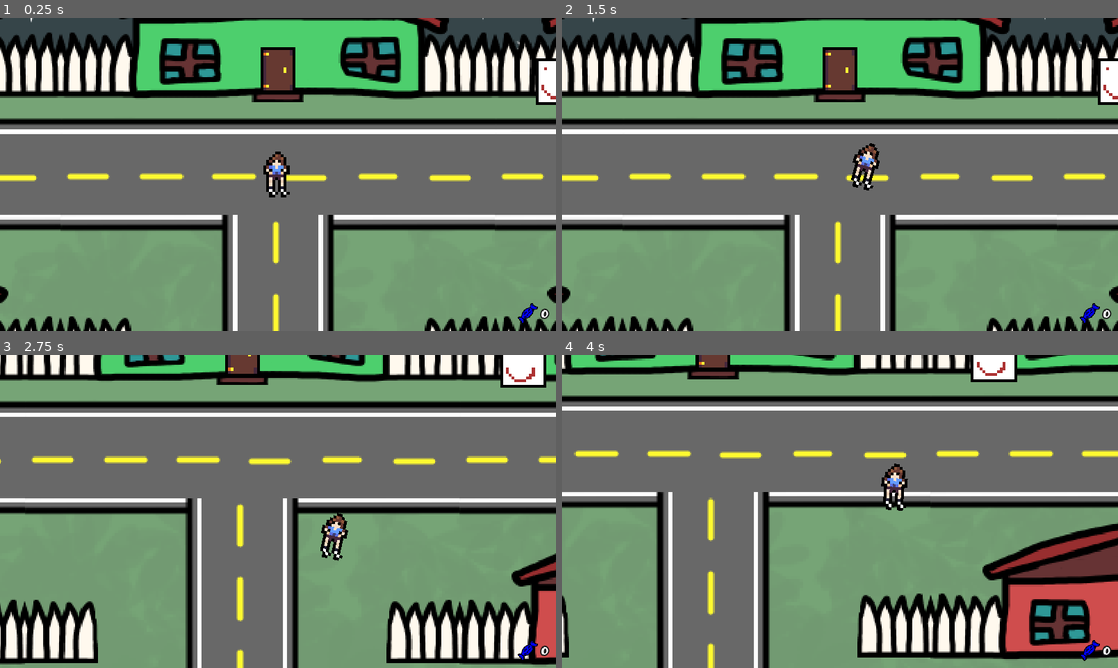
Above: before the commit, frames 1-4 (two rows, left to right).
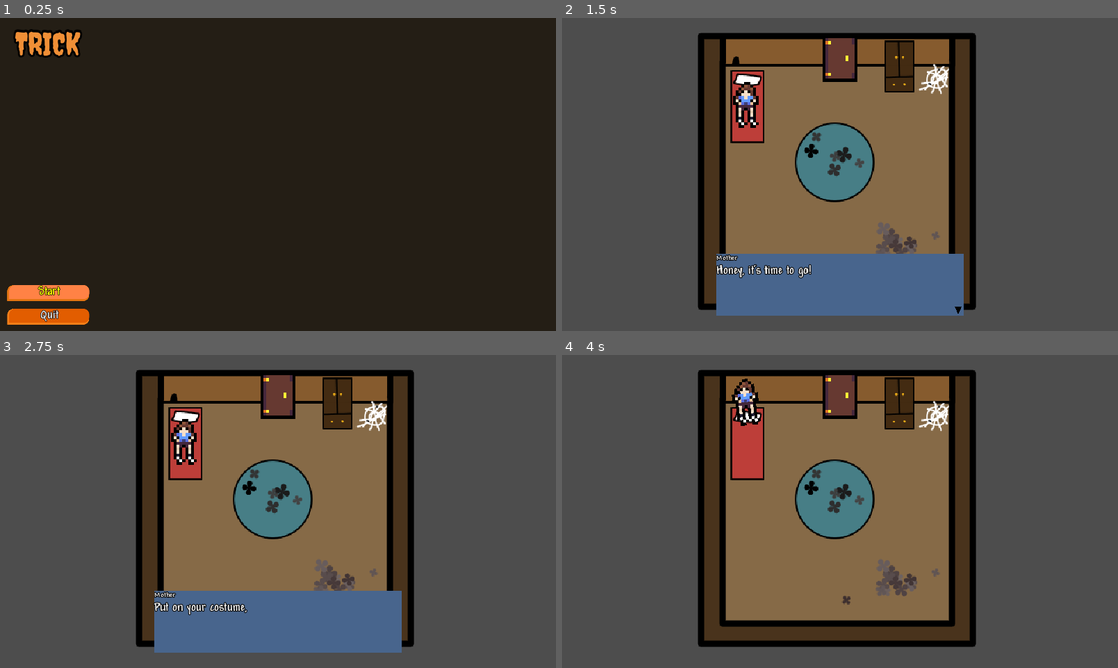
Above: after the commit, the same moments.

Repository: Shadowcrafter2017/Treat
Game: Godot game, scene res://scenes/UI/menus/main_menu/main_menu.tscn
The game is run twice, just before and just after one commit, with the same random seed, the same clock (stepped at 60 frames per second) and the same inputs. Before the commit the project starts from res://scenes/Areas/Outside/outside.tscn.
Inputs (mouse positions are in pixels of both pictures, inside the frame that each line leads up to):
- Up to frame 1 (0.25 s): no input
- Up to frame 2 (1.5 s): click (612, 293) at 0.5 s, where only the run after the commit has a clickable "Start"; hold D (Move_Right) from 1.28 s (still down); tap Space (Action) at 1.35 s
- Up to frame 3 (2.75 s): release D (Move_Right) at 2.03 s; hold S (Move_Down) from 2.03 s (still down); tap Space (Action) at 2.1 s
- Up to frame 4 (4 s): release S (Move_Down) at 2.78 s; hold D (Move_Right) 2.78-3.53 s; tap Space (Action) at 2.85, 3.6 s; hold W (Move_Up) from 3.53 s (still down)

The runs differ from the first frame. In frame 1, 99% of the frame differs, in the area x 0-100%, y 0-100%; in frame 2, 95%; in frame 3, 98%; in frame 4, 98%.

Commit message:
added main menu, added game ended menu, SQUASHED bugs, added inside room, almost done...

Diff:
--- /dev/null
+++ b/Dialogue/alreadyknocked.json
@@ -0,0 +1,3 @@
+[
+	{"Name": "HEAD", "Text": "I already knocked here.. [wave amp=60.0 freq=10.0 connected=1]I don't want to be rude..[/wave]"},
+]
--- /dev/null
+++ b/Dialogue/getdressed.json
@@ -0,0 +1,4 @@
+[
+	{"Name": "Mother", "Text": "[i]Honey,[/i] it's time to go!"},
+	{"Name": "Mother", "Text": "Put on your costume, I will drive you to the [wave amp=25.0 freq=15.0 connected=1]good neighborhood![/wave]"}
+]
--- /dev/null
+++ b/Dialogue/leave.json
@@ -0,0 +1,3 @@
+[
+	{"Name": "HEAD", "Text": "Wait, I need to get dressed!"}
+]
--- a/Global.gd
+++ b/Global.gd
@@ -1,3 +1,6 @@
 extends Node
 
 @export var candy_collected = 0
+@export var costumed = false
+
+@onready var game_timer : Timer = $Timer
--- a/project.godot
+++ b/project.godot
@@ -11,7 +11,7 @@
 [application]
 
 config/name="Trick"
-run/main_scene="res://scenes/Areas/Outside/outside.tscn"
+run/main_scene="res://scenes/UI/menus/main_menu/main_menu.tscn"
 config/features=PackedStringArray("4.1", "GL Compatibility")
 config/icon="res://icon.svg"
 
@@ -67,6 +67,7 @@
 2d_physics/layer_3="Interactions"
 2d_physics/layer_4="Bag"
 2d_physics/layer_5="Candy"
+2d_physics/layer_6="MinigameWalls"
 
 [rendering]
 
--- a/scenes/Areas/Outside/outside.tscn
+++ b/scenes/Areas/Outside/outside.tscn
@@ -218,13 +218,13 @@
 [node name="House10" parent="Houses2" instance=ExtResource("7_0ewl3")]
 position = Vector2(-600, 0)
 
-[node name="InteractionArea" parent="." instance=ExtResource("3_vlsy2")]
-position = Vector2(97, 18)
+[node name="JimmyTheDestroyer" parent="." instance=ExtResource("3_vlsy2")]
+position = Vector2(780, 50)
 interact_text = "Talk [space]"
 interact_type = "Dialogue"
 interact_value = "res://dialogue/test.json"
 
-[node name="Sprite" parent="InteractionArea" index="0"]
+[node name="Sprite" parent="JimmyTheDestroyer" index="0"]
 texture = ExtResource("4_fqnyt")
 
 [node name="Player" parent="." instance=ExtResource("2_p2wo6")]
@@ -240,5 +240,5 @@
 [editable path="Houses2/House2/StaticBody/Door"]
 [editable path="Houses2/House7"]
 [editable path="Houses2/House7/StaticBody/Door"]
-[editable path="InteractionArea"]
+[editable path="JimmyTheDestroyer"]
 [editable path="Player"]
--- /dev/null
+++ b/scenes/Areas/room/room.gd
@@ -0,0 +1,9 @@
+extends Node2D
+
+@onready var player : CharacterBody2D = $Player
+
+func _ready() -> void:
+	player.doing_action = true
+
+func _on_dialogue_tree_exited():
+	player.doing_action = false
--- /dev/null
+++ b/scenes/Areas/room/room.tscn
@@ -0,0 +1,68 @@
+[gd_scene load_steps=9 format=3 uid="uid://cngx2887b0jpg"]
+
+[ext_resource type="PackedScene" uid="uid://cjti67x4qfwcb" path="res://scenes/UI/dialogue/dialogue.tscn" id="1_4thhr"]
+[ext_resource type="Texture2D" uid="uid://dryk10lynlx8a" path="res://scenes/Areas/room/room.png" id="1_bbotf"]
+[ext_resource type="Script" path="res://scenes/Areas/room/room.gd" id="1_xwfg7"]
+[ext_resource type="PackedScene" uid="uid://d4hrd4ivxi5bw" path="res://scenes/characters/player/player.tscn" id="2_cc32v"]
+[ext_resource type="Texture2D" uid="uid://cox8eniwp40c2" path="res://scenes/decorations/art/door.png" id="3_6fm0u"]
+[ext_resource type="PackedScene" uid="uid://jtkxjs6jd0bu" path="res://scenes/Other/interaction_area.tscn" id="4_rstw8"]
+
+[sub_resource type="CircleShape2D" id="CircleShape2D_eurvh"]
+radius = 5.0
+
+[sub_resource type="CircleShape2D" id="CircleShape2D_b0lbi"]
+radius = 5.0
+
+[node name="Room" type="Node2D"]
+script = ExtResource("1_xwfg7")
+
+[node name="Dialogue" parent="." instance=ExtResource("1_4thhr")]
+
+[node name="DialogueBox" parent="Dialogue" index="0"]
+dialog_path = "res://dialogue/getdressed.json"
+
+[node name="Room" type="Sprite2D" parent="."]
+scale = Vector2(0.3, 0.3)
+texture = ExtResource("1_bbotf")
+
+[node name="StaticBody2D" type="StaticBody2D" parent="."]
+
+[node name="CollisionPolygon2D" type="CollisionPolygon2D" parent="StaticBody2D"]
+polygon = PackedVector2Array(-39, -37, 38, -37, 38, 38, -39, 38, -49, 38, -49, 46, 47, 46, 47, -48, -48, -48, -40, 38)
+
+[node name="Door" type="Sprite2D" parent="."]
+position = Vector2(0, -40)
+texture = ExtResource("3_6fm0u")
+
+[node name="InteractionArea" parent="Door" instance=ExtResource("4_rstw8")]
+interact_text = "Leave [SPACE]"
+interact_type = "Leave"
+interact_value = "res://dialogue/leave.json"
+
+[node name="Collider" parent="Door/InteractionArea" index="1"]
+shape = SubResource("CircleShape2D_eurvh")
+
+[node name="Player" parent="." instance=ExtResource("2_cc32v")]
+position = Vector2(-32, -24)
+
+[node name="Camera" parent="Player" index="2"]
+visible = false
+enabled = false
+
+[node name="Camera2D" type="Camera2D" parent="."]
+zoom = Vector2(6, 6)
+
+[node name="InteractionArea" parent="." instance=ExtResource("4_rstw8")]
+position = Vector2(20, -37)
+interact_text = "Use [SPACE]"
+interact_type = "Costume"
+
+[node name="Collider" parent="InteractionArea" index="1"]
+shape = SubResource("CircleShape2D_b0lbi")
+
+[connection signal="tree_exited" from="Dialogue" to="." method="_on_dialogue_tree_exited"]
+
+[editable path="Dialogue"]
+[editable path="Door/InteractionArea"]
+[editable path="Player"]
+[editable path="InteractionArea"]
--- a/scenes/Other/InteractTheme.tres
+++ b/scenes/Other/InteractTheme.tres
@@ -1,7 +1,7 @@
 [gd_resource type="Theme" load_steps=2 format=3 uid="uid://b1qm5tra82824"]
 
-[ext_resource type="FontFile" uid="uid://c25bchqjfwum1" path="res://scenes/UI/HUD/Andy Bold.ttf" id="1_opjlh"]
+[ext_resource type="FontFile" uid="uid://dqnbmy1usjpta" path="res://scenes/UI/m5x7.ttf" id="1_2ssi5"]
 
 [resource]
 Label/font_sizes/font_size = 16
-Label/fonts/font = ExtResource("1_opjlh")
+Label/fonts/font = ExtResource("1_2ssi5")
--- a/scenes/UI/HUD/hud.gd
+++ b/scenes/UI/HUD/hud.gd
@@ -3,8 +3,20 @@
 @export var increment_label : PackedScene
 @onready var candy_label : Label = $Control/Margin/Split/CandyContainer/HBoxContainer/Label
 @onready var candy_hbox : HBoxContainer = $Control/Margin/Split/CandyContainer/HBoxContainer
-func _ready() -> void:
-	pass
+@onready var clock_label : Label = $Control/Margin/Split/CandyContainer/Clock/Label
+
+func _process(_delta) -> void:
+	var time_left : String = str(60 - int(Global.game_timer.time_left))
+
+	if len(time_left) == 1:
+		time_left = '0' + time_left
+
+	if time_left == '60':
+		clock_label.text = "6:00 PM"
+		await get_tree().create_timer(3).timeout
+		get_tree().change_scene_to_file("res://scenes/UI/menus/game_over_screen.tscn")
+	else:
+		clock_label.text = "5:%s PM" % time_left
 
 func candy_updated(increment : int) -> void:
 	candy_label.text = str(Global.candy_collected)
--- a/scenes/UI/HUD/hud.tscn
+++ b/scenes/UI/HUD/hud.tscn
@@ -1,9 +1,10 @@
-[gd_scene load_steps=5 format=3 uid="uid://b0cwsadt76cf3"]
+[gd_scene load_steps=6 format=3 uid="uid://b0cwsadt76cf3"]
 
 [ext_resource type="Script" path="res://scenes/UI/HUD/hud.gd" id="1_6jvbr"]
 [ext_resource type="Theme" uid="uid://d3pah4v30ywhv" path="res://scenes/UI/HUD/hud.tres" id="1_qntp8"]
 [ext_resource type="PackedScene" uid="uid://dpek3pvuw68qw" path="res://scenes/UI/HUD/increment.tscn" id="2_8ufc2"]
 [ext_resource type="Texture2D" uid="uid://5dptb6qvvkyn" path="res://scenes/UI/minigame/art/candy.png" id="2_b1etf"]
+[ext_resource type="Texture2D" uid="uid://byhussjbh7sxw" path="res://scenes/UI/HUD/clock.png" id="4_pktsp"]
 
 [node name="HUD" type="CanvasLayer" groups=["HUD"]]
 script = ExtResource("1_6jvbr")
@@ -37,6 +38,24 @@
 layout_mode = 2
 alignment = 2
 
+[node name="Clock" type="TextureRect" parent="Control/Margin/Split/CandyContainer"]
+layout_mode = 2
+texture = ExtResource("4_pktsp")
+expand_mode = 4
+stretch_mode = 5
+
+[node name="Label" type="Label" parent="Control/Margin/Split/CandyContainer/Clock"]
+layout_mode = 1
+anchors_preset = 15
+anchor_right = 1.0
+anchor_bottom = 1.0
+grow_horizontal = 2
+grow_vertical = 2
+theme_override_font_sizes/font_size = 14
+text = " 5:00 PM"
+horizontal_alignment = 1
+vertical_alignment = 1
+
 [node name="HBoxContainer" type="HBoxContainer" parent="Control/Margin/Split/CandyContainer"]
 layout_mode = 2
 size_flags_horizontal = 8
--- a/scenes/UI/dialogue/dialogue.tscn
+++ b/scenes/UI/dialogue/dialogue.tscn
@@ -31,7 +31,7 @@
 tracks/0/interp = 2
 tracks/0/loop_wrap = true
 tracks/0/keys = {
-"times": PackedFloat32Array(0, 0.65, 1),
+"times": PackedFloat32Array(0, 0.6, 1),
 "transitions": PackedFloat32Array(1, 1, 1),
 "update": 0,
 "values": [Vector2(18, 0), Vector2(18, -5), Vector2(18, 0)]
@@ -43,7 +43,7 @@
 "bounce": SubResource("Animation_jxgcs")
 }
 
-[node name="Dialogue" type="CanvasLayer"]
+[node name="Dialogue" type="CanvasLayer" groups=["DialogueBox"]]
 
 [node name="DialogueBox" type="ColorRect" parent="."]
 anchors_preset = -1
@@ -57,7 +57,7 @@
 grow_horizontal = 2
 grow_vertical = 0
 theme = ExtResource("1_l2gic")
-color = Color(0.509804, 0.352941, 0.223529, 1)
+color = Color(0.282353, 0.396078, 0.552941, 1)
 script = ExtResource("2_tbhqw")
 
 [node name="Name" type="RichTextLabel" parent="DialogueBox"]
@@ -75,6 +75,11 @@
 offset_top = 22.0
 offset_right = 512.0
 offset_bottom = 128.0
+theme_override_font_sizes/normal_font_size = 24
+theme_override_font_sizes/bold_font_size = 24
+theme_override_font_sizes/italics_font_size = 24
+theme_override_font_sizes/bold_italics_font_size = 24
+theme_override_font_sizes/mono_font_size = 24
 bbcode_enabled = true
 text = "Word word word word word word word word word word word word word"
 scroll_active = false
--- /dev/null
+++ b/scenes/UI/menus/game_over_screen.gd
@@ -0,0 +1,13 @@
+extends Control
+
+@onready var score_label : Label = $Panel/MarginContainer/VBoxContainer/ScoreLabel
+@onready var play_button : Button = $Panel/MarginContainer/VBoxContainer/PlayButton
+
+func _ready() -> void:
+	play_button.grab_focus()
+	score_label.text = "Candy collected: " + str(Global.candy_collected)
+
+func _on_play_button_pressed():
+	Global.costumed = false
+	Global.candy_collected = 0
+	get_tree().change_scene_to_file("res://scenes/UI/menus/main_menu/main_menu.tscn")
--- /dev/null
+++ b/scenes/UI/menus/game_over_screen.tscn
@@ -0,0 +1,73 @@
+[gd_scene load_steps=3 format=3 uid="uid://ddpxw4qs2jc6t"]
+
+[ext_resource type="Theme" uid="uid://j00nq8ysovek" path="res://scenes/UI/menus/new_theme.tres" id="1_u5qux"]
+[ext_resource type="Script" path="res://scenes/UI/menus/game_over_screen.gd" id="2_t1del"]
+
+[node name="GameOverScreen" type="Control"]
+layout_mode = 3
+anchors_preset = 15
+anchor_right = 1.0
+anchor_bottom = 1.0
+grow_horizontal = 2
+grow_vertical = 2
+theme = ExtResource("1_u5qux")
+script = ExtResource("2_t1del")
+
+[node name="Panel" type="Panel" parent="."]
+layout_mode = 1
+anchors_preset = 8
+anchor_left = 0.5
+anchor_top = 0.5
+anchor_right = 0.5
+anchor_bottom = 0.5
+offset_left = -150.0
+offset_top = -100.0
+offset_right = 150.0
+offset_bottom = 100.0
+grow_horizontal = 2
+grow_vertical = 2
+
+[node name="MarginContainer" type="MarginContainer" parent="Panel"]
+layout_mode = 1
+anchors_preset = 15
+anchor_right = 1.0
+anchor_bottom = 1.0
+grow_horizontal = 2
+grow_vertical = 2
+theme_override_constants/margin_left = 8
+theme_override_constants/margin_top = 8
+theme_override_constants/margin_right = 8
+theme_override_constants/margin_bottom = 8
+
+[node name="VBoxContainer" type="VBoxContainer" parent="Panel/MarginContainer"]
+layout_mode = 2
+theme_override_constants/separation = 2
+
+[node name="Label" type="Label" parent="Panel/MarginContainer/VBoxContainer"]
+layout_mode = 2
+size_flags_vertical = 0
+theme_override_font_sizes/font_size = 24
+text = "Time's up!"
+horizontal_alignment = 1
+
+[node name="ScoreLabel" type="Label" parent="Panel/MarginContainer/VBoxContainer"]
+layout_mode = 2
+size_flags_vertical = 0
+theme_override_font_sizes/font_size = 24
+text = "Candy collected: x"
+horizontal_alignment = 1
+
+[node name="ThanksLabel" type="Label" parent="Panel/MarginContainer/VBoxContainer"]
+layout_mode = 2
+size_flags_vertical = 10
+theme_override_font_sizes/font_size = 24
+text = "Thank you for playing!"
+horizontal_alignment = 1
+
+[node name="MenuButton" type="Button" parent="Panel/MarginContainer/VBoxContainer"]
+layout_mode = 2
+size_flags_horizontal = 4
+size_flags_vertical = 10
+text = "-Return to menu-"
+
+[connection signal="pressed" from="Panel/MarginContainer/VBoxContainer/MenuButton" to="." method="_on_play_button_pressed"]
--- /dev/null
+++ b/scenes/UI/menus/main_menu/main_menu.gd
@@ -0,0 +1,13 @@
+extends Control
+
+@onready var start_button : Button = $MarginContainer/VBoxContainer/Start
+@onready var quit_button : Button = $MarginContainer/VBoxContainer/Quit
+
+func _ready():
+	start_button.grab_focus()
+
+func _on_start_pressed():
+	get_tree().change_scene_to_file("res://scenes/Areas/room/room.tscn")
+
+func _on_quit_pressed():
+	get_tree().quit()
--- /dev/null
+++ b/scenes/UI/menus/main_menu/main_menu.tscn
@@ -0,0 +1,62 @@
+[gd_scene load_steps=4 format=3 uid="uid://clq64yiqnmirf"]
+
+[ext_resource type="Theme" uid="uid://j00nq8ysovek" path="res://scenes/UI/menus/new_theme.tres" id="1_b7ypp"]
+[ext_resource type="Script" path="res://scenes/UI/menus/main_menu/main_menu.gd" id="2_028s4"]
+[ext_resource type="FontFile" uid="uid://bn1awrj0x3ahm" path="res://scenes/UI/menus/main_menu/Creepster-Regular.ttf" id="3_d3ets"]
+
+[node name="MainMenu" type="Control"]
+layout_mode = 3
+anchors_preset = 15
+anchor_right = 1.0
+anchor_bottom = 1.0
+grow_horizontal = 2
+grow_vertical = 2
+theme = ExtResource("1_b7ypp")
+script = ExtResource("2_028s4")
+
+[node name="Background" type="ColorRect" parent="."]
+layout_mode = 1
+anchors_preset = 15
+anchor_right = 1.0
+anchor_bottom = 1.0
+grow_horizontal = 2
+grow_vertical = 2
+color = Color(0.141176, 0.117647, 0.0823529, 1)
+
+[node name="MarginContainer" type="MarginContainer" parent="."]
+layout_mode = 1
+anchors_preset = 9
+anchor_bottom = 1.0
+offset_right = 200.0
+offset_bottom = 2.0
+grow_vertical = 2
+
+[node name="Label" type="Label" parent="MarginContainer"]
+layout_mode = 2
+size_flags_vertical = 0
+theme_override_colors/font_color = Color(0.941176, 0.560784, 0.211765, 1)
+theme_override_colors/font_outline_color = Color(0, 0, 0, 1)
+theme_override_constants/outline_size = 16
+theme_override_fonts/font = ExtResource("3_d3ets")
+theme_override_font_sizes/font_size = 64
+text = "TRICK"
+horizontal_alignment = 1
+vertical_alignment = 1
+
+[node name="VBoxContainer" type="VBoxContainer" parent="MarginContainer"]
+layout_mode = 2
+size_flags_vertical = 8
+
+[node name="Start" type="Button" parent="MarginContainer/VBoxContainer"]
+layout_mode = 2
+focus_neighbor_top = NodePath("../Quit")
+text = "Start
+"
+
+[node name="Quit" type="Button" parent="MarginContainer/VBoxContainer"]
+layout_mode = 2
+focus_neighbor_bottom = NodePath("../Start")
+text = "Quit"
+
+[connection signal="pressed" from="MarginContainer/VBoxContainer/Start" to="." method="_on_start_pressed"]
+[connection signal="pressed" from="MarginContainer/VBoxContainer/Quit" to="." method="_on_quit_pressed"]
--- /dev/null
+++ b/scenes/UI/menus/new_theme.tres
@@ -0,0 +1,54 @@
+[gd_resource type="Theme" load_steps=6 format=3 uid="uid://j00nq8ysovek"]
+
+[ext_resource type="FontFile" uid="uid://c25bchqjfwum1" path="res://scenes/UI/HUD/Andy Bold.ttf" id="1_xyk4c"]
+
+[sub_resource type="StyleBoxFlat" id="StyleBoxFlat_phih0"]
+bg_color = Color(1, 0.509804, 0.270588, 1)
+border_width_left = 4
+border_width_bottom = 4
+border_color = Color(0.890196, 0.458824, 0.0705882, 1)
+corner_radius_top_left = 12
+corner_radius_top_right = 12
+corner_radius_bottom_right = 12
+
+[sub_resource type="StyleBoxFlat" id="StyleBoxFlat_3h63q"]
+bg_color = Color(1, 0.509804, 0.270588, 1)
+border_width_left = 4
+border_width_bottom = 4
+border_color = Color(0.890196, 0.458824, 0.0705882, 1)
+corner_radius_top_left = 12
+corner_radius_top_right = 12
+corner_radius_bottom_right = 12
+
+[sub_resource type="StyleBoxFlat" id="StyleBoxFlat_l2o7o"]
+bg_color = Color(0.886275, 0.364706, 0, 1)
+border_width_left = 4
+border_width_bottom = 4
+border_color = Color(0.952941, 0.498039, 0.0941176, 1)
+corner_radius_top_left = 12
+corner_radius_top_right = 12
+corner_radius_bottom_right = 12
+
+[sub_resource type="StyleBoxFlat" id="StyleBoxFlat_jodjd"]
+bg_color = Color(0.133333, 0.133333, 0.133333, 1)
+corner_radius_top_left = 16
+corner_radius_top_right = 16
+corner_radius_bottom_right = 16
+corner_radius_bottom_left = 16
+
+[resource]
+default_font = ExtResource("1_xyk4c")
+Button/colors/font_focus_color = Color(1, 1, 0, 1)
+Button/colors/font_hover_color = Color(1, 1, 0, 1)
+Button/colors/font_outline_color = Color(0.0156863, 0.0156863, 0.0156863, 1)
+Button/constants/outline_size = 4
+Button/font_sizes/font_size = 24
+Button/styles/focus = SubResource("StyleBoxFlat_phih0")
+Button/styles/hover = SubResource("StyleBoxFlat_3h63q")
+Button/styles/normal = SubResource("StyleBoxFlat_l2o7o")
+MarginContainer/constants/margin_bottom = 15
+MarginContainer/constants/margin_left = 15
+MarginContainer/constants/margin_right = 15
+MarginContainer/constants/margin_top = 15
+Panel/styles/panel = SubResource("StyleBoxFlat_jodjd")
+VBoxContainer/constants/separation = 16
--- a/scenes/UI/minigame/candy.tscn
+++ b/scenes/UI/minigame/candy.tscn
@@ -83,7 +83,7 @@
 
 [node name="Candy" type="RigidBody2D"]
 collision_layer = 16
-collision_mask = 17
+collision_mask = 48
 script = ExtResource("1_b1hsu")
 
 [node name="Sprite" type="Sprite2D" parent="."]
--- a/scenes/UI/minigame/candy_minigame.tscn
+++ b/scenes/UI/minigame/candy_minigame.tscn
@@ -66,6 +66,8 @@
 color = Color(0.109804, 0.109804, 0.109804, 1)
 
 [node name="Borders" type="StaticBody2D" parent="Control/Frame"]
+collision_layer = 32
+collision_mask = 32
 
 [node name="Collider" type="CollisionPolygon2D" parent="Control/Frame/Borders"]
 polygon = PackedVector2Array(-5, 405, 0, 405, 0, 0, 400, 0, 400, 405, 405, 405, 405, -5, -5, -5)
@@ -73,6 +75,7 @@
 [node name="Bag" type="CharacterBody2D" parent="Control/Frame"]
 position = Vector2(188, 342)
 collision_layer = 8
+collision_mask = 32
 motion_mode = 1
 script = ExtResource("3_6ouik")
 
--- a/scenes/UI/minigame/scripts/CandySpawner.gd
+++ b/scenes/UI/minigame/scripts/CandySpawner.gd
@@ -11,7 +11,7 @@
 		amount_to_spawn -= 1
 		spawn_candy()
 
-		timer.wait_time = randf_range(0.0, 1.0)
+		timer.wait_time = randf_range(0.0, 0.5)
 		timer.start()
 	if amount_to_spawn == 0:
 		await get_tree().create_timer(1.5).timeout
--- a/scenes/autoloads/global.tscn
+++ b/scenes/autoloads/global.tscn
@@ -4,3 +4,8 @@
 
 [node name="Global" type="Node"]
 script = ExtResource("1_v7vgr")
+
+[node name="Timer" type="Timer" parent="."]
+wait_time = 60.0
+one_shot = true
+autostart = true
--- a/scenes/characters/player/player.gd
+++ b/scenes/characters/player/player.gd
@@ -6,10 +6,13 @@
 
 var doing_action : bool = false #for disabling input
 
-@onready var sprite : Sprite2D = $Sprite
+@onready var sprite : AnimatedSprite2D = $Sprite
 @onready var interaction_label : Label = $Interacter/InteractionLabel
 @onready var animator : AnimationPlayer = $Animator
 @onready var interactions : Array = []
+
+func _ready() -> void:
+	update_costume()
 
 func _physics_process(_delta) -> void:
 	if not doing_action:
@@ -34,6 +37,12 @@
 
 	move_and_slide()
 
+func update_costume() -> void:
+	if Global.costumed == true:
+		sprite.frame = 1
+	else:
+		sprite.frame = 0
+
 func update_interactions() -> void:
 	if interactions:
 		interaction_label.text = interactions[0].interact_text
@@ -55,19 +64,45 @@
 				await dialog_box.tree_exited
 				doing_action = false
 			"Knock":
-				doing_action = true
-				animator.stop()
+				if current_interaction.interact_value == "knocked":
+					doing_action = true
+					animator.stop()
 
-				var minigame : CanvasLayer = candy_minigame.instantiate()
-				owner.add_child(minigame)
+					var dialog_box : CanvasLayer = dialogue_scene.instantiate()
+					dialog_box.get_child(0).dialog_path = "res://dialogue/alreadyknocked.json"
+					owner.add_child(dialog_box)
 
-				var candy_spawner : Node2D = get_tree().get_first_node_in_group("CandySpawner")
-				candy_spawner.amount_to_spawn = randi_range(10,30)
+					await dialog_box.tree_exited
+					doing_action = false
+				else:
+					current_interaction.interact_value = "knocked"
+					doing_action = true
+					animator.stop()
 
-				await minigame.tree_exited
-				doing_action = false
-			"Use":
-				print("Take: " + current_interaction.interact_value)
+					var minigame : CanvasLayer = candy_minigame.instantiate()
+					owner.add_child(minigame)
+
+					var candy_spawner : Node2D = get_tree().get_first_node_in_group("CandySpawner")
+					candy_spawner.amount_to_spawn = randi_range(10,30)
+
+					await minigame.tree_exited
+					doing_action = false
+			"Costume":
+				Global.costumed = true
+				update_costume()
+			"Leave":
+				if Global.costumed == true:
+					get_tree().change_scene_to_file("res://scenes/Areas/Outside/outside.tscn")
+				else:
+					doing_action = true
+					animator.stop()
+
+					var dialog_box : CanvasLayer = dialogue_scene.instantiate()
+					dialog_box.get_child(0).dialog_path = current_interaction.interact_value
+					owner.add_child(dialog_box)
+
+					await dialog_box.tree_exited
+					doing_action = false
 
 func _on_interacter_area_area_entered(area) -> void:
 	interactions.insert(0, area)
--- a/scenes/characters/player/player.tscn
+++ b/scenes/characters/player/player.tscn
@@ -1,10 +1,25 @@
-[gd_scene load_steps=11 format=3 uid="uid://d4hrd4ivxi5bw"]
+[gd_scene load_steps=13 format=3 uid="uid://d4hrd4ivxi5bw"]
 
 [ext_resource type="Script" path="res://scenes/characters/player/player.gd" id="1_5on7f"]
 [ext_resource type="Texture2D" uid="uid://dsfn036p54kok" path="res://scenes/characters/player/girl.png" id="1_kiutb"]
 [ext_resource type="PackedScene" uid="uid://djvky30ky3voj" path="res://scenes/UI/minigame/candy_minigame.tscn" id="2_d0ijh"]
 [ext_resource type="PackedScene" uid="uid://cjti67x4qfwcb" path="res://scenes/UI/dialogue/dialogue.tscn" id="3_4jidk"]
 [ext_resource type="Theme" uid="uid://b1qm5tra82824" path="res://scenes/Other/InteractTheme.tres" id="5_kjysk"]
+[ext_resource type="Texture2D" uid="uid://vq64f5o3dd8p" path="res://scenes/characters/player/pumpkingirl.png" id="5_qlssf"]
+
+[sub_resource type="SpriteFrames" id="SpriteFrames_qxduq"]
+animations = [{
+"frames": [{
+"duration": 1.0,
+"texture": ExtResource("1_kiutb")
+}, {
+"duration": 1.0,
+"texture": ExtResource("5_qlssf")
+}],
+"loop": false,
+"name": &"default",
+"speed": 0.0
+}]
 
 [sub_resource type="RectangleShape2D" id="RectangleShape2D_48fps"]
 size = Vector2(8, 8)
@@ -81,9 +96,9 @@
 candy_minigame = ExtResource("2_d0ijh")
 dialogue_scene = ExtResource("3_4jidk")
 
-[node name="Sprite" type="Sprite2D" parent="."]
+[node name="Sprite" type="AnimatedSprite2D" parent="."]
 texture_filter = 1
-texture = ExtResource("1_kiutb")
+sprite_frames = SubResource("SpriteFrames_qxduq")
 
 [node name="Collider" type="CollisionShape2D" parent="."]
 position = Vector2(0, 4)
@@ -112,11 +127,13 @@
 anchor_top = 0.5
 anchor_right = 0.5
 anchor_bottom = 0.5
-offset_left = -20.0
-offset_right = 20.0
+offset_left = -29.0
+offset_top = 10.0
+offset_right = 30.0
 offset_bottom = 26.0
 grow_horizontal = 2
 grow_vertical = 2
+size_flags_vertical = 8
 theme = ExtResource("5_kjysk")
 text = "
 "
--- a/scenes/decorations/house.tscn
+++ b/scenes/decorations/house.tscn
@@ -47,7 +47,7 @@
 
 [node name="Door" parent="StaticBody" instance=ExtResource("1_0osxc")]
 position = Vector2(0, 14)
-interact_text = "Knock [space]"
+interact_text = "Knock [SPACE]"
 interact_type = "Knock"
 
 [node name="Sprite" parent="StaticBody/Door" index="0"]
Binary file added: scenes/Areas/room/room.png
Not shown, added: scenes/Areas/room/room.png.import
Binary file added: scenes/UI/HUD/clock.png
Not shown, added: scenes/UI/HUD/clock.png.import
Binary file added: scenes/UI/m5x7.ttf
Not shown, added: scenes/UI/m5x7.ttf.import
Binary file added: scenes/UI/menus/main_menu/Creepster-Regular.ttf
Not shown, added: scenes/UI/menus/main_menu/Creepster-Regular.ttf.import
Binary file added: scenes/characters/player/pumpkingirl.png
Not shown, added: scenes/characters/player/pumpkingirl.png.import
